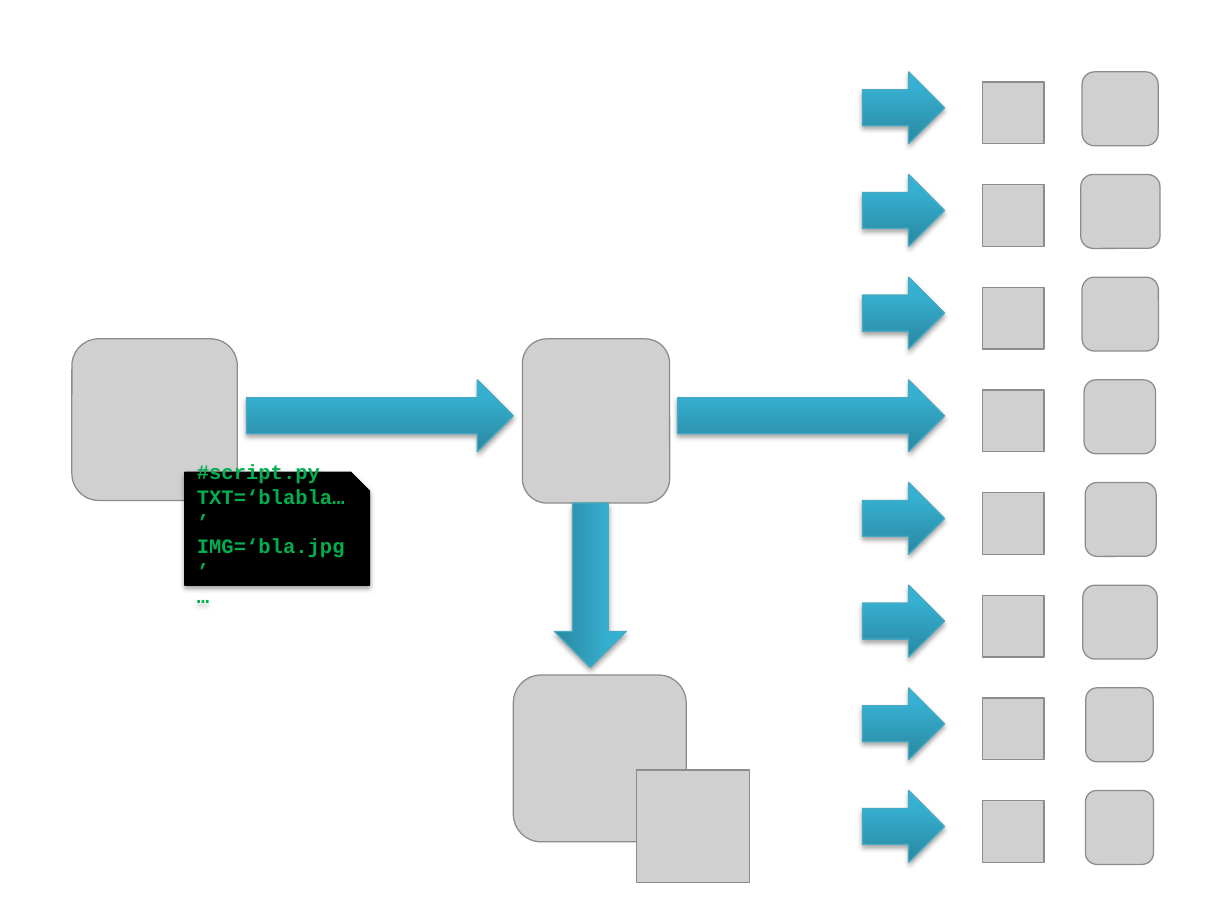
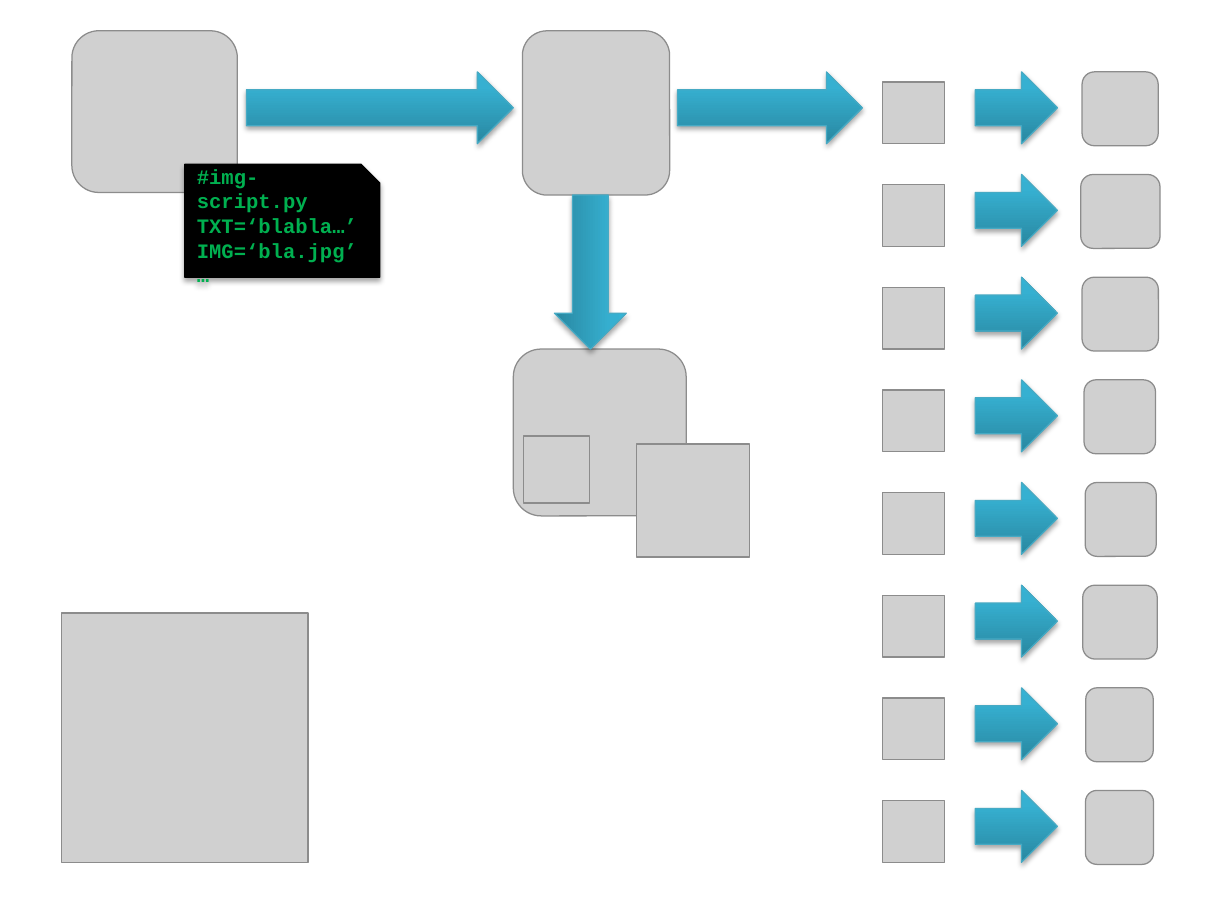
Before and after one commit to DamienFremont/sikulix-social-ui-bot, a slide deck: slide 1 of docs/README/diagram.pptx. Drawn at 1232x924 pixels with LibreOffice and Linux fonts; fonts in the diff are those of the drawing; grey boxes stand for pictures. Boxes give left, top, right and bottom in pixels: in the first picture for what was removed or moved away, otherwise in the second. Text is boxed around its words. In the diff, an @@ line names an element or a change of style, - is before the commit and + after.

```diff
--- a/docs/README/diagram.pptx
+++ b/docs/README/diagram.pptx
@@ 2 pictures, 1 right arrow moved together from (x1=71, y1=339, x2=670, y2=503) to (x1=71, y1=31, x2=670, y2=195) @@
@@ right arrow resized from (x1=678, y1=379, x2=945, y2=451) to (x1=678, y1=71, x2=862, y2=143) @@
@@ snip rect "#img-script.py TXT=‘blabla…’" resized from (x1=185, y1=472, x2=370, y2=585) to (x1=185, y1=164, x2=379, y2=277) @@
@@ text in snip rect at (x1=197, y1=169, x2=357, y2=233): text changed @@
-#script.py
-TXT=‘blabla…’
+#img-script.py
+TXT=‘blabla…’
@@ right arrow resized from (x1=554, y1=503, x2=625, y2=667) to (x1=555, y1=195, x2=626, y2=349) @@
@@ 7 right arrows moved together from (x1=862, y1=71, x2=945, y2=862) to (x1=976, y1=71, x2=1058, y2=862) @@
@@ picture moved from (x1=514, y1=675, x2=686, y2=841) to (x1=514, y1=349, x2=686, y2=515) @@
@@ right arrow added at (x1=976, y1=379, x2=1058, y2=451), fill gradient #2A88A2 to #37B1D2 to #34B4D6, outline #46AAC5 0.75 pt @@
@@ picture added at (x1=524, y1=436, x2=590, y2=503) @@
@@ picture added at (x1=637, y1=444, x2=750, y2=557) @@
@@ picture added at (x1=62, y1=614, x2=308, y2=862) @@
@@ picture removed at (x1=637, y1=770, x2=750, y2=883) @@
@@ 8 pictures moved together from (x1=982, y1=83, x2=1044, y2=862) to (x1=883, y1=83, x2=945, y2=862) @@
```
Also in this commit, not shown: 1 slide added, 4 other files.
